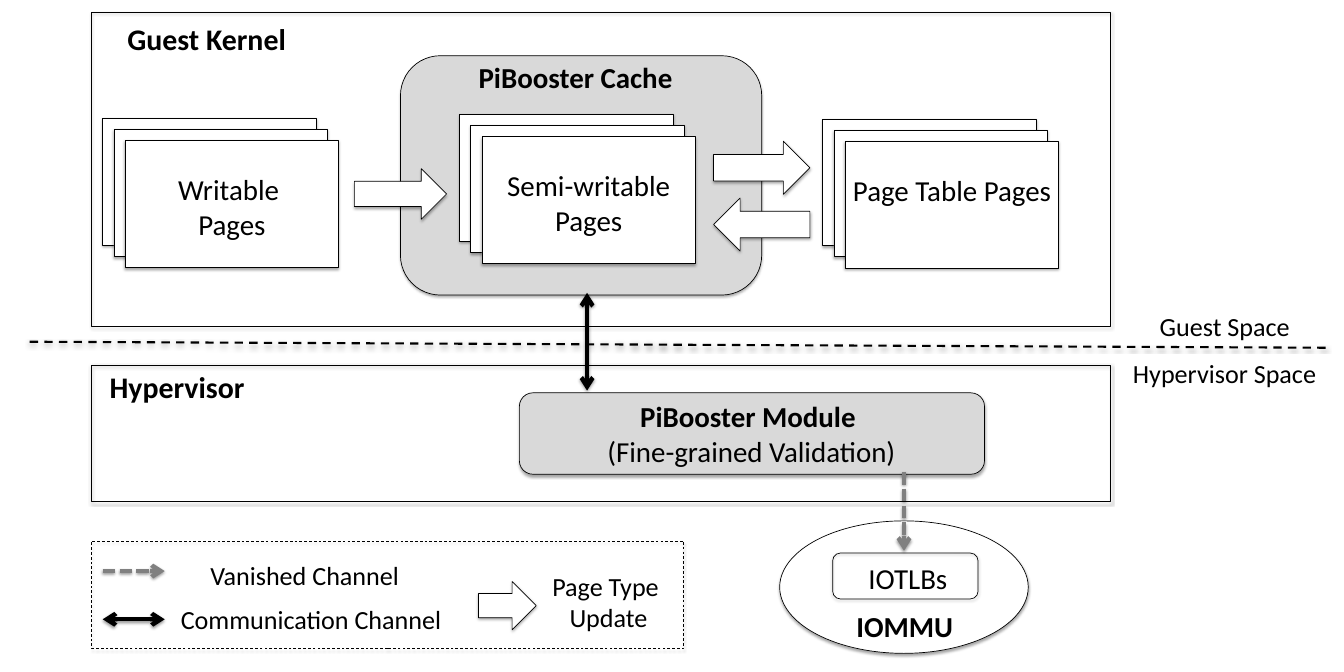
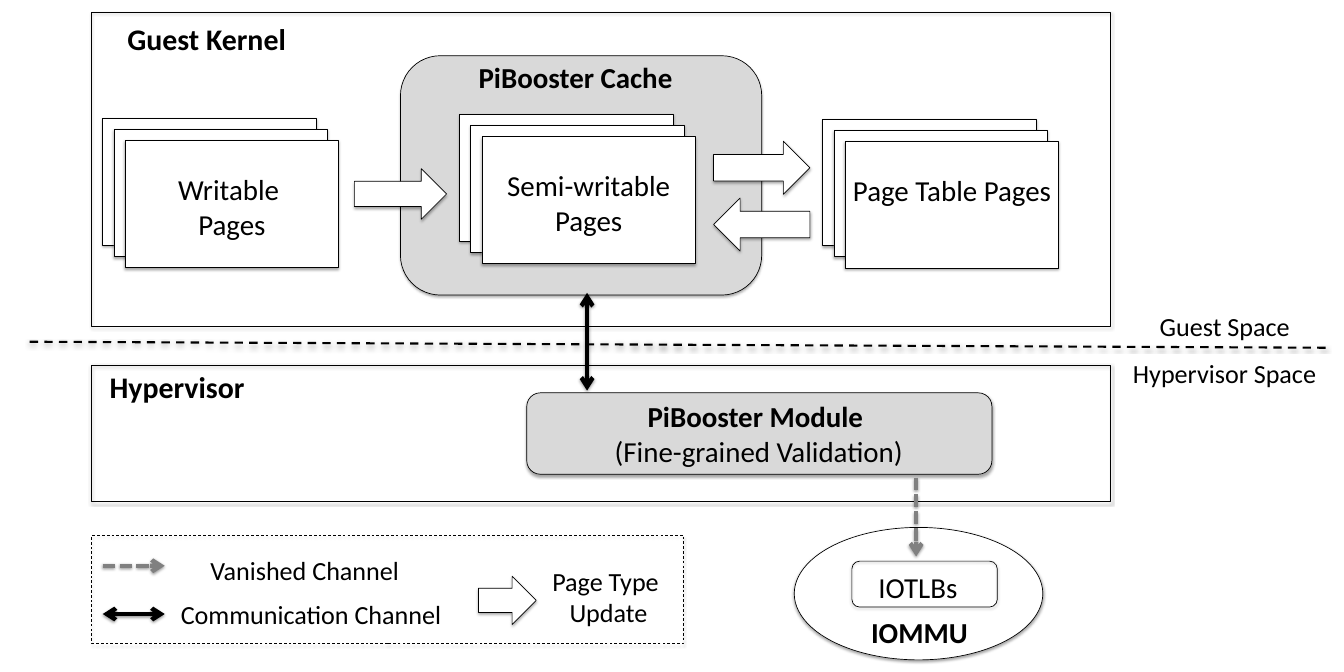
Before and after one commit to strongerwill/FastIO, a slide deck: slide 1 of doc/paper/image/overview/arch.pptx. Drawn at 1344x672 pixels with LibreOffice and Linux fonts; fonts in the diff are those of the drawing. Boxes give left, top, right and bottom in pixels: in the first picture for what was removed or moved away, otherwise in the second. Text is boxed around its words. In the diff, an @@ line names an element or a change of style, - is before the commit and + after.

```diff
--- a/doc/paper/image/overview/arch.pptx
+++ b/doc/paper/image/overview/arch.pptx
@@ text "PiBooster Module": place and size @@
-text "PiBooster Module" at box(607, 406, 895, 467)
+text "PiBooster Module" at box(615, 406, 903, 467)
@@ rounded rectangle: place and size @@
-rounded rectangle at box(519, 393, 984, 474)
+rounded rectangle at box(527, 393, 992, 474)
@@ arrow moved from (904, 472) - (904, 551) to (916, 478) - (916, 556) @@
@@ ellipse: place and size @@
-ellipse at box(780, 521, 1028, 653)
+ellipse at box(794, 528, 1043, 660)
@@ 3 texts, 1 right arrow, 1 rectangle, 1 double arrow, 1 arrow: place and size @@
-3 texts, 1 right arrow, 1 rectangle, 1 double arrow, 1 arrow at box(92, 541, 684, 649)
+3 texts, 1 right arrow, 1 rectangle, 1 double arrow, 1 arrow at box(92, 536, 684, 644)
@@ text "IOTLBs": place and size @@
-text "IOTLBs" at box(868, 570, 947, 590)
+text "IOTLBs" at box(878, 579, 957, 599)
@@ rounded rectangle: place and size @@
-rounded rectangle at box(833, 553, 978, 599)
+rounded rectangle at box(852, 561, 997, 607)
@@ text "IOMMU": place and size @@
-text "IOMMU" at box(856, 618, 953, 638)
+text "IOMMU" at box(871, 624, 968, 644)
```
Also in this commit, not shown: 1 other file.
